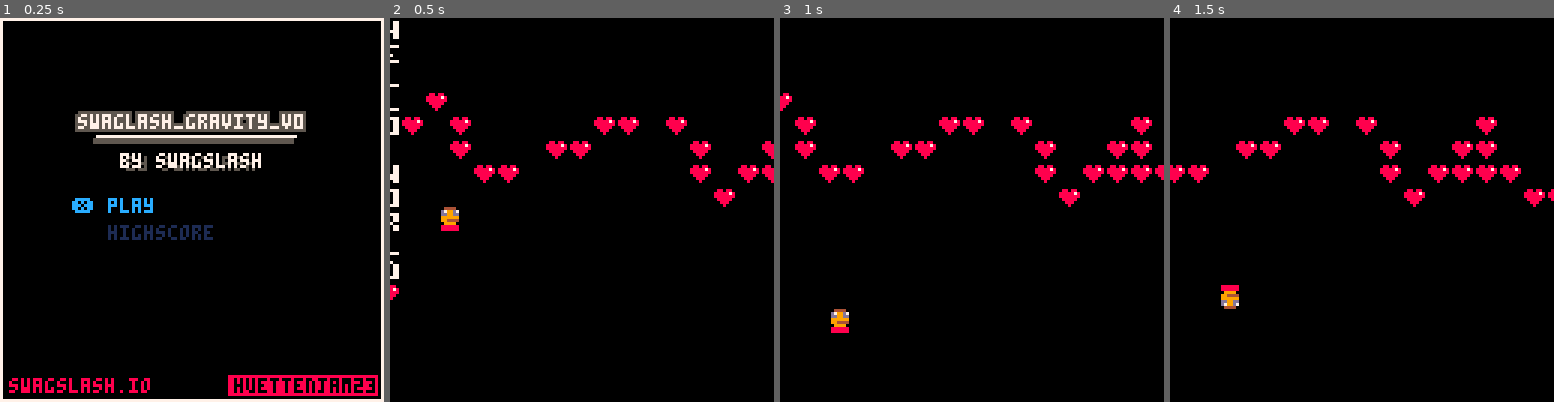
Above: before the commit, frames 1-4 (left to right).
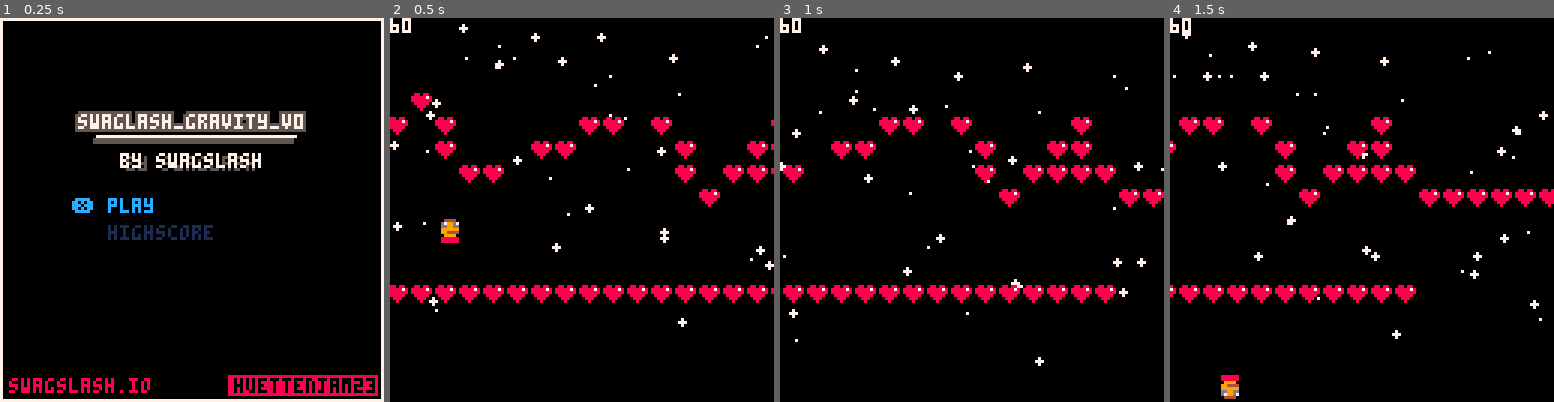
Above: after the commit, the same moments.

Repository: swagslash/huettenjam2023
Game: PICO-8 cartridge huettenjam2023.p8
Two runs of this game, one before a commit and one after it. Both use one fixed random seed, a clock stepped at 60 frames per second and the inputs below.
Inputs:
- Up to frame 1 (0.25 s): no input
- Up to frame 2 (0.5 s): tap X (X key) at 0.33 s
- Up to frame 3 (1 s): no input
- Up to frame 4 (1.5 s): tap X (X key) at 1.07 s

Frame 1 is identical in both runs. In frame 2, 8.3% of the frame differs, in the area x 0-100%, y 0-81%; in frame 3, 8.7%, in the area x 0-100%, y 0-91%; in frame 4, 8.3%.

Commit message:
add snowy background make 60 fps

Diff:
--- a/huettenjam2023.p8
+++ b/huettenjam2023.p8
@@ -8,6 +8,7 @@
 #include scripts/main.lua
 #include scripts/menu.lua
 #include scripts/game.lua
+#include scripts/snow.lua
 #include scripts/utils.lua
 
 __gfx__
@@ -171,8 +172,8 @@
 1900000000000000000000000000000000000000000000000000000000000000000000000000000000000000000000000000000000000000000000000000000000000000000000000000000000000000000000000000000000000000000000000000000000000000000000000000000000000000000000000000000000000000
 1a00000000000000000000000000000000000000000000000000000000000000000000000000000000000000000000000000000000000000000000000000000000000000000000000000000000000000000000000000000000000000000000000000000000000000000000000000000000000000000000000000000000000000
 1b00000000000000000000000000000000000000000000000000000000000000000000000000000000000000000000000000000000000000000000000000000000000000000000000000000000000000000000000000000000000000000000000000000000000000000000000000000000000000000000000000000000000000
-0100000000000000000000000000000000000000000000000000000000000000000000000000000000000000000000000000000000000000000000000000000000000000000000000000000000000000000000000000000000000000000000000000000000000000000000000000000000000000000000000000000000000000
-0100000000000000000000000000000000000000000000000000000000000000000000000000000000000000000000000000000000000000000000000000000000000000000000000000000000000000000000000000000000000000000000000000000000000000000000000000000000000000000000000000000000000000
+0101010101010101010101010101010101010100000000000000000000000000000000000000000000000000000000000000000000000000000000000000000000000000000000000000000000000000000000000000000000000000000000000000000000000000000000000000000000000000000000000000000000000000
+0100000000000000000000000000000000000101000000000000000000000000000000000000000000000000000000000000000000000000000000000000000000000000000000000000000000000000000000000000000000000000000000000000000000000000000000000000000000000000000000000000000000000000
 
 
 
--- a/scripts/game.lua
+++ b/scripts/game.lua
@@ -8,30 +8,40 @@
 
 -- this is basically _init
 function open_game()
+
     act_update = update_game
     act_draw = draw_game
 
     last_time_grounded=t()-0.4
     camera(0, 0)
+
+    snow={}
+    for x=1,60 do
+        init_snowflake(x)
+    end
 end
 
 function update_game()
+    update_snow()
     map_pos=map_pos-1
 
-  if btnp(❎) then
-    fall_direction=fall_direction*-1
-    is_facing_down=fall_direction<0
-    last_time_grounded=t()-0.4
-  end
+    if btnp(❎) then
+        fall_direction=fall_direction*-1
+        is_facing_down=fall_direction<0
+        last_time_grounded=t()-0.4
+    end
 
-  time_falling=t()-last_time_grounded
-  -- h = 1/2 * gravity * time^2
-  offset = 1/2*7*time_falling*time_falling*fall_direction
-  player_pos=player_pos+offset
+    time_falling=t()-last_time_grounded
+    -- h = 1/2 * gravity * time^2
+    offset = 1/2*7*time_falling*time_falling*fall_direction
+
+    player_pos=player_pos+offset
 end
 
 function draw_game()
     cls()
-  map(0,0,map_pos,0,32,12)
-  spr(2, 16, player_pos,1,1,false,is_facing_down)
+    print(stat(7))
+    draw_snow()
+    map(0,0,map_pos,0,32,12)
+    spr(2, 16, player_pos,1,1,false,is_facing_down)
 end
--- a/scripts/main.lua
+++ b/scripts/main.lua
@@ -8,7 +8,7 @@
     open_menu()
 end
 
-function _update()
+function _update60()
     act_update()
 end
 
--- /dev/null
+++ b/scripts/snow.lua
@@ -0,0 +1,31 @@
+
+function init_snowflake(x)
+    drop={
+        x = flr(rnd(128)),
+        y = flr(rnd(110) - 5),
+        gravity = (rnd(0.5) + 0.1),
+        lr = -(rnd(0.15) + 0.3),
+        size = flr(rnd(3) - 1)
+    }
+
+    snow[x]=drop
+end
+
+function update_snow()
+    for x=1,#snow do
+        local drop=snow[x]
+
+        drop.y+=drop.gravity * fall_direction
+        drop.x+=drop.lr
+
+        drop.y = drop.y % 128
+        drop.x = drop.x % 128
+    end
+end
+
+function draw_snow()
+    for x=1, #snow do
+        local flake=snow[x]
+        circfill(flake.x, flake.y, flake.size, 7)
+    end
+end
